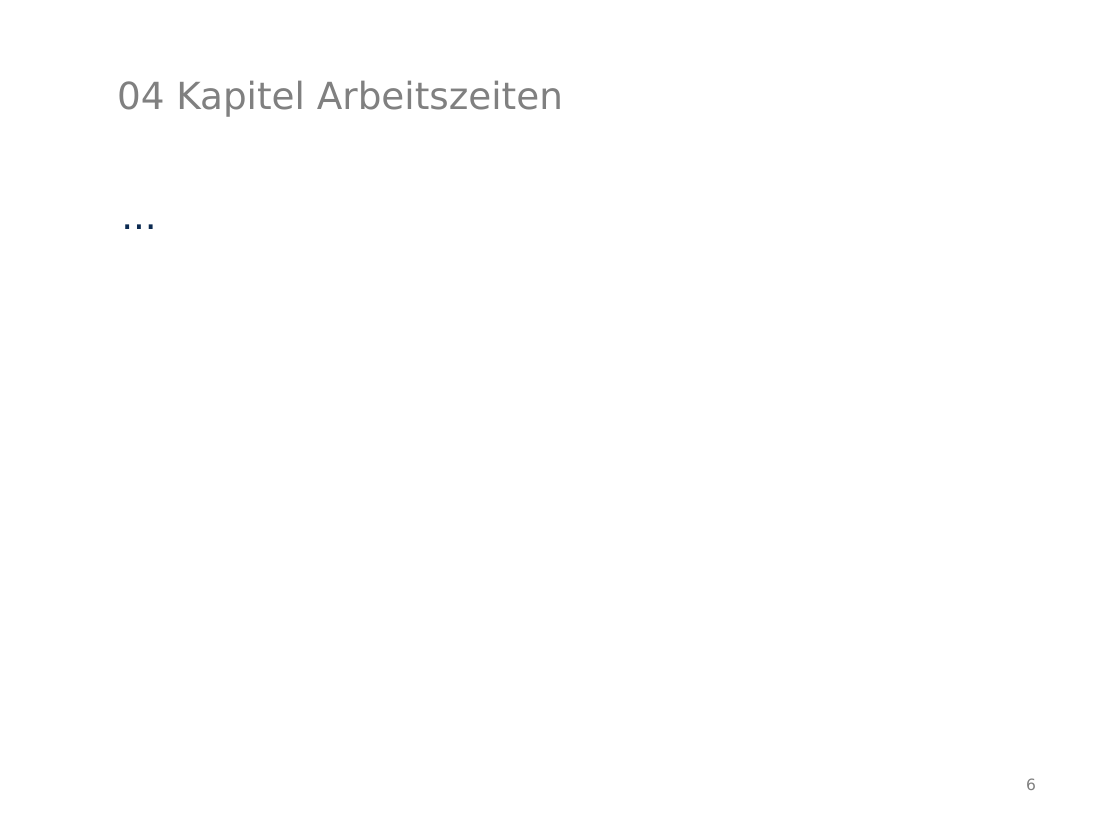
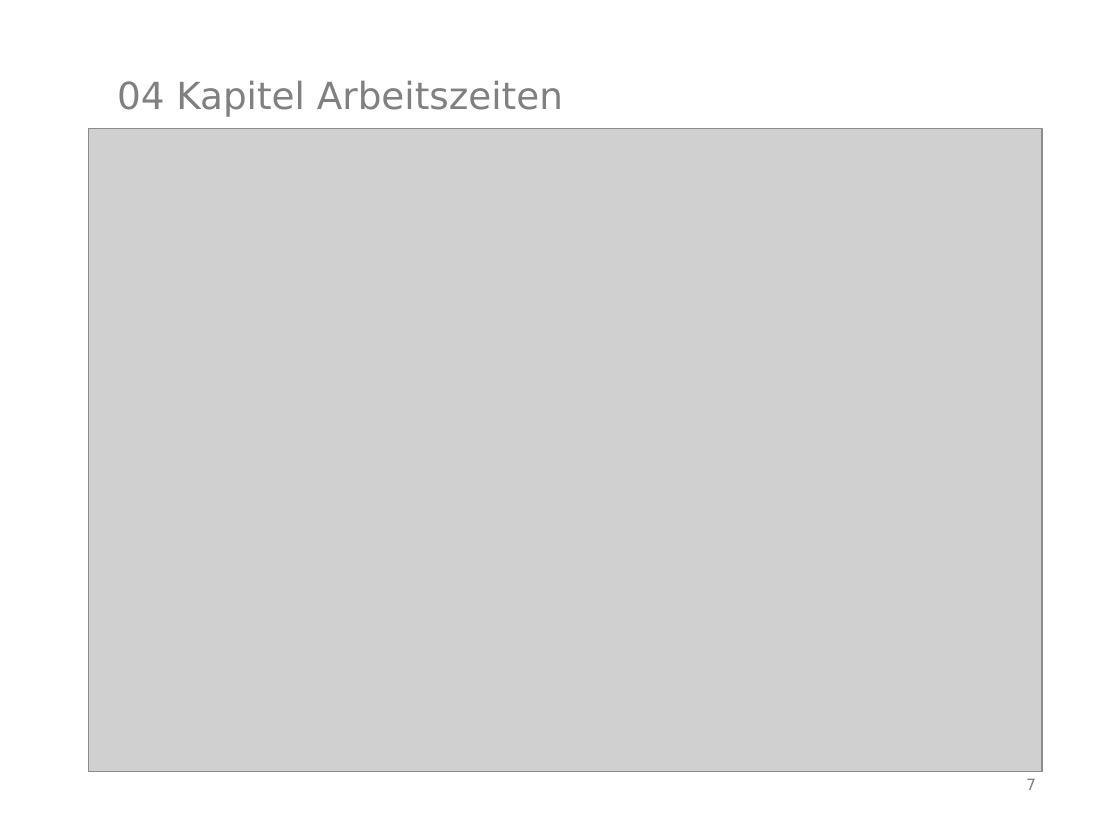
Before and after one commit to MarauderXtreme/bookshop-schiller, a slide deck: slide 7 of presentation/endpresentation.odp (slide 6 before the commit). Drawn at 1120x840 pixels with LibreOffice and Linux fonts; fonts in the diff are those of the drawing; grey boxes stand for pictures. Boxes give left, top, right and bottom in pixels: in the first picture for what was removed or moved away, otherwise in the second. Text is boxed around its words. In the diff, an @@ line names an element or a change of style, - is before the commit and + after.

Commit message:
updated presentation sheets and added image for EntwurfVsImplementation

```diff
--- a/presentation/endpresentation.odp
+++ b/presentation/endpresentation.odp
@@ picture added at [88,129,1043,772] @@
@@ text removed at [121,187,1036,616] @@
-...
@@ page number at [1026,778,1036,790]: text changed @@
-6
+7
```
Also in this commit, not shown: 3 other slides changed, 1 slide added, 1 other file.
